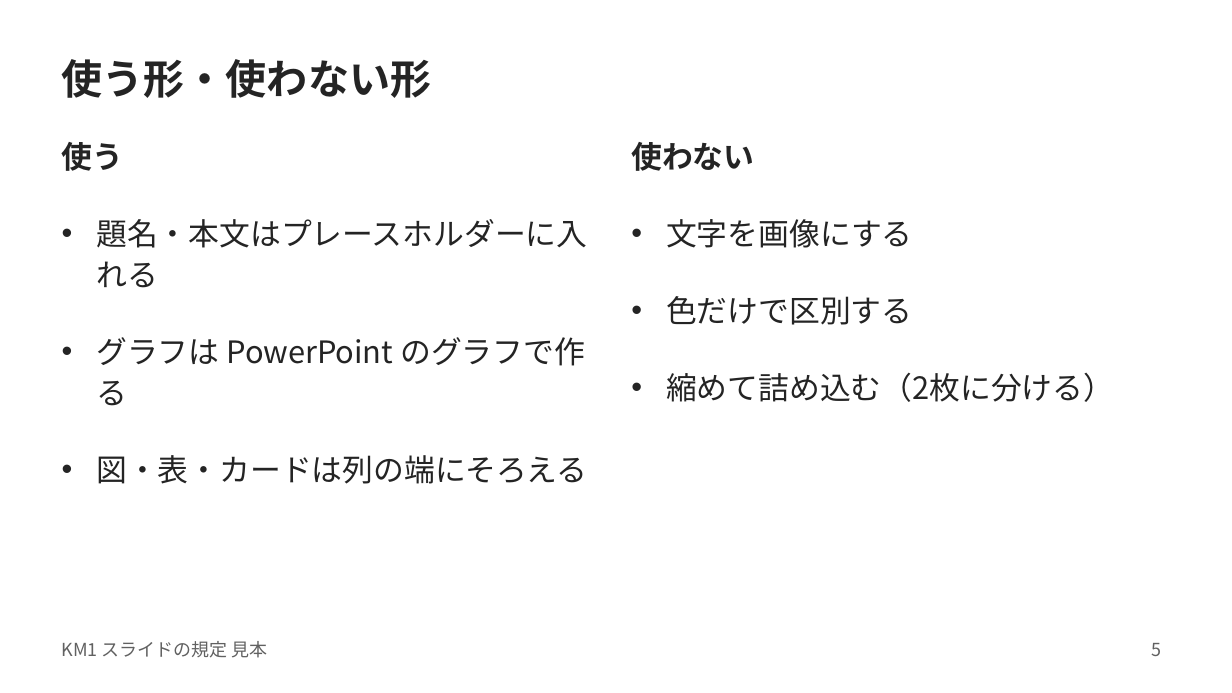
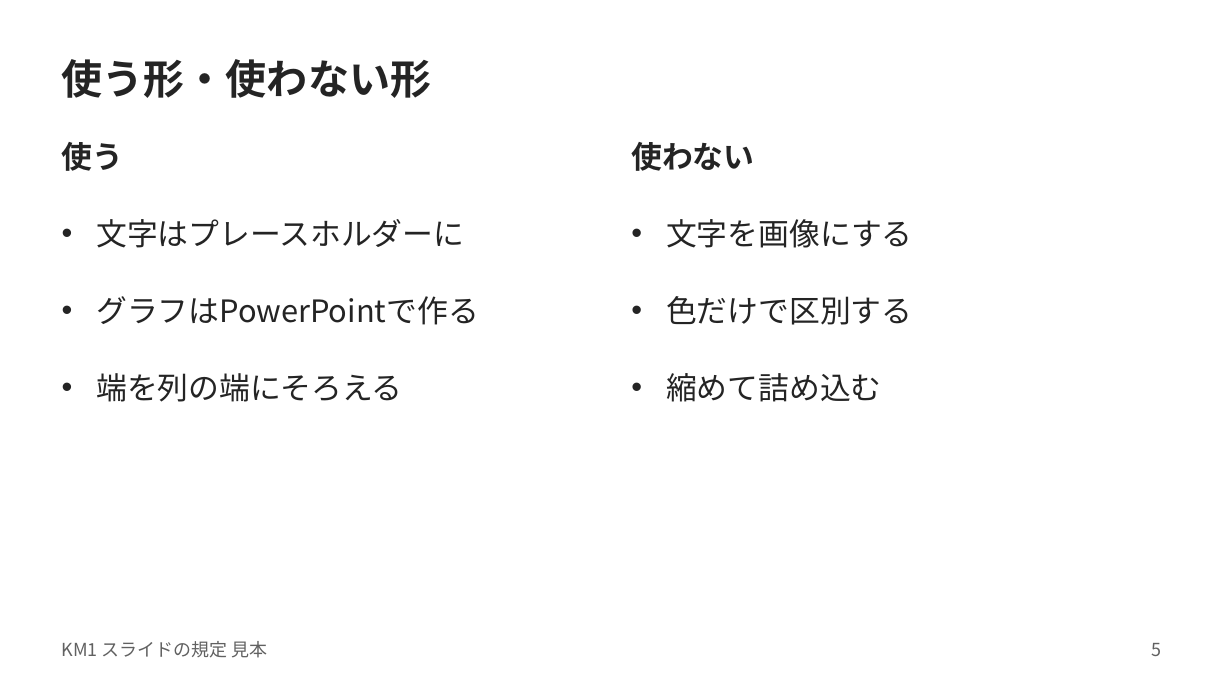
Before and after one commit to kami2news/km1-design-system, a slide deck: slide 5 of dist/KM1_スライド見本.pptx. Drawn at 1232x693 pixels with LibreOffice and Linux fonts; fonts in the diff are those of the drawing. Boxes give left, top, right and bottom in pixels: in the first picture for what was removed or moved away, otherwise in the second. Text is boxed around its words. In the diff, an @@ line names an element or a change of style, - is before the commit and + after.

```diff
--- a/dist/KM1_スライド見本.pptx
+++ b/dist/KM1_スライド見本.pptx
@@ text at [96,219,479,402]: text changed @@
-• 題名・本文はプレースホルダーに入れる
-• グラフは PowerPoint のグラフで作る
-• 図・表・カードは列の端にそろえる
+• 文字はプレースホルダーに
+• グラフはPowerPointで作る
+• 端を列の端にそろえる
@@ text at [666,373,882,402]: text changed @@
-• 縮めて詰め込む（2枚に分ける）
+• 縮めて詰め込む
```
Also in this commit, not shown: 2 other slides changed, 2 slides added, 2 slides removed, 7 other files.
